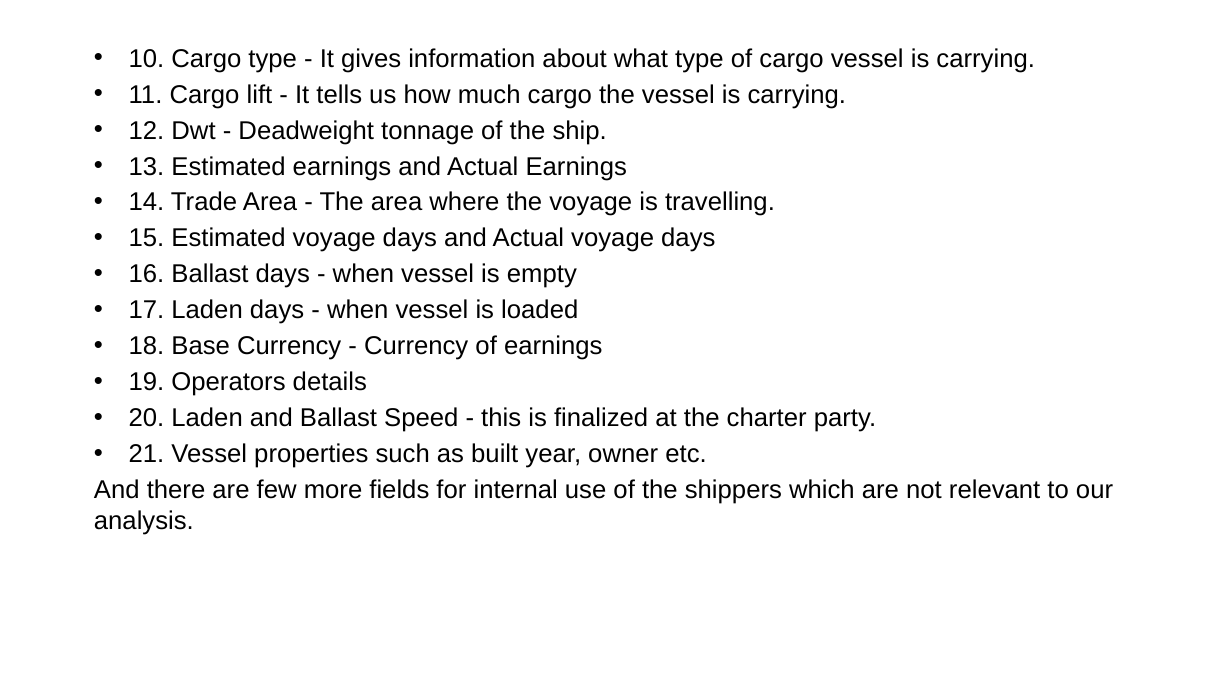
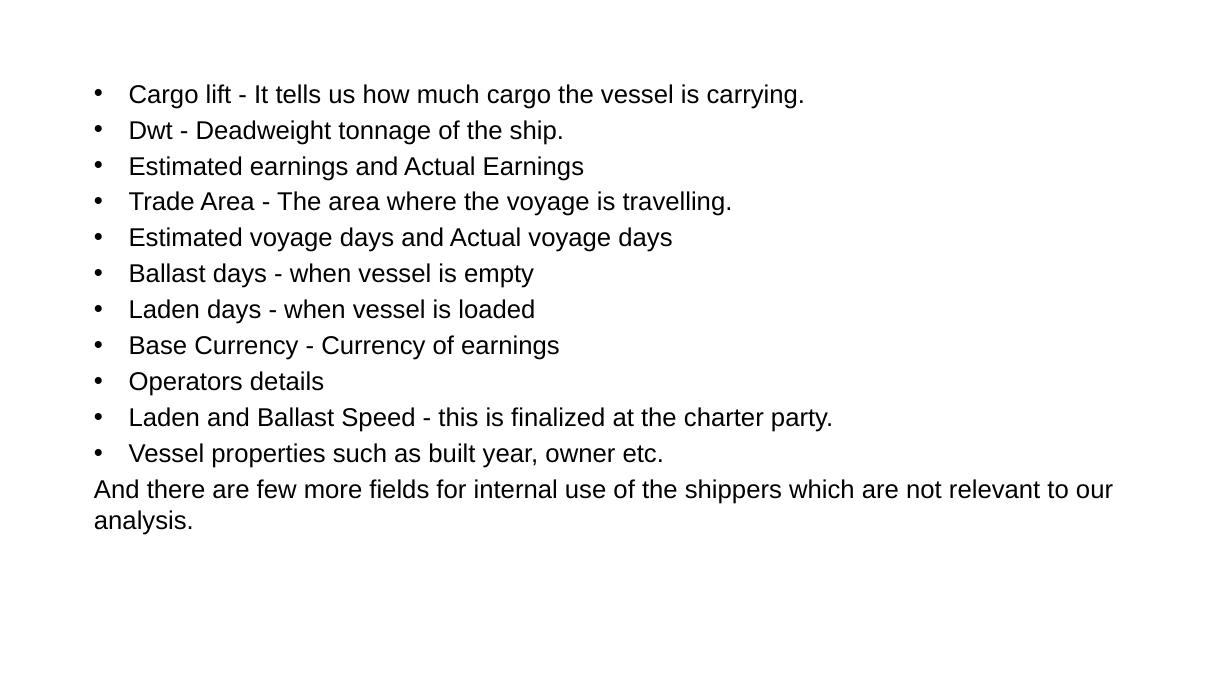
Before and after one commit to ruchajoshi1/capstone-project, a slide deck: slide 7 of Springborad Project.pptx. Drawn at 1232x693 pixels with LibreOffice and Linux fonts; fonts in the diff are those of the drawing; background and template pictures are left out. Boxes give left, top, right and bottom in pixels: in the first picture for what was removed or moved away, otherwise in the second. Text is boxed around its words. In the diff, an @@ line names an element or a change of style, - is before the commit and + after.

```diff
--- a/Springborad Project.pptx
+++ b/Springborad Project.pptx
@@ text at (129, 84, 833, 468): text changed @@
-• 10. Cargo type - It gives information about what type of cargo vessel is carrying.
-• 11. Cargo lift - It tells us how much cargo the vessel is carrying.
-• 12. Dwt - Deadweight tonnage of the ship.
-• 13. Estimated earnings and Actual Earnings
-• 14. Trade Area - The area where the voyage is travelling.
-• 15. Estimated voyage days and Actual voyage days
-• 16. Ballast days - when vessel is empty
-• 17. Laden days - when vessel is loaded
-• 18. Base Currency - Currency of earnings
-• 19. Operators details
-• 20. Laden and Ballast Speed - this is finalized at the charter party.
-• 21. Vessel properties such as built year, owner etc.
+• Cargo lift - It tells us how much cargo the vessel is carrying.
+• Dwt - Deadweight tonnage of the ship.
+• Estimated earnings and Actual Earnings
+• Trade Area - The area where the voyage is travelling.
+• Estimated voyage days and Actual voyage days
+• Ballast days - when vessel is empty
+• Laden days - when vessel is loaded
+• Base Currency - Currency of earnings
+• Operators details
+• Laden and Ballast Speed - this is finalized at the charter party.
+• Vessel properties such as built year, owner etc.
```
Also in this commit, not shown: 9 other slides changed, 2 slides added, 2 other files.
